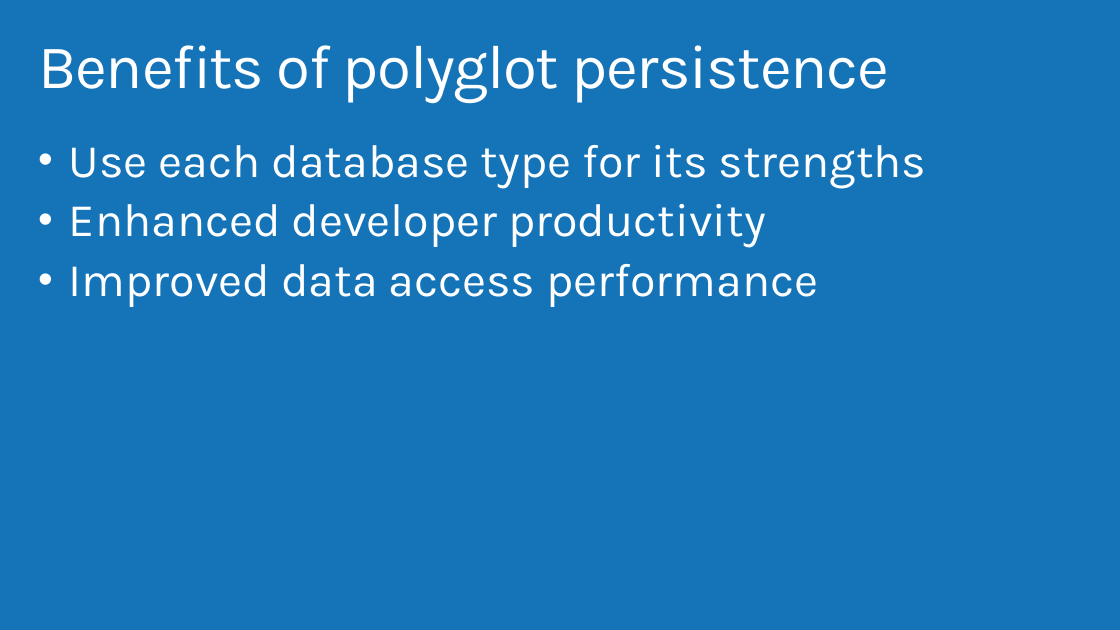
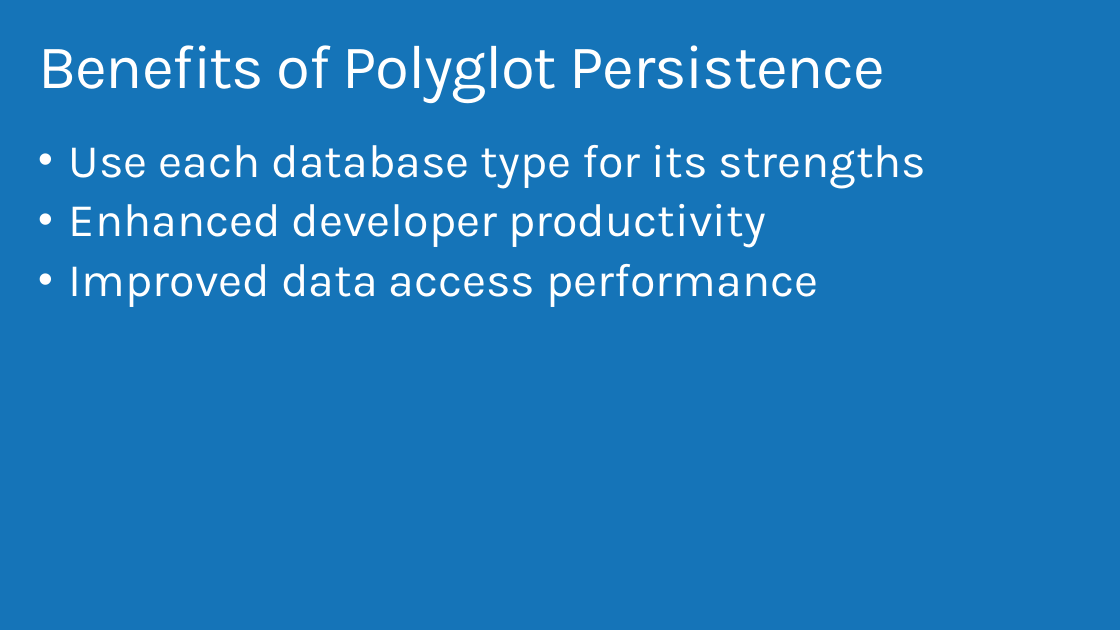
Before and after one commit to AzureCAT-GSI/Modern-Apps, a slide deck: slide 32 of Architecting for Modern Cloud Applications.pptx. Drawn at 1120x630 pixels with LibreOffice and Linux fonts; fonts in the diff are those of the drawing; background and template pictures are left out. Boxes give left, top, right and bottom in pixels: in the first picture for what was removed or moved away, otherwise in the second. Text is boxed around its words. In the diff, an @@ line names an element or a change of style, - is before the commit and + after.

```diff
--- a/Architecting for Modern Cloud Applications.pptx
+++ b/Architecting for Modern Cloud Applications.pptx
@@ title at (x1=38, y1=45, x2=886, y2=104): text changed @@
-Benefits of polyglot persistence
+Benefits of Polyglot Persistence
```
Also in this commit, not shown: 10 other slides changed, 1 slide added, 1 slide removed.
